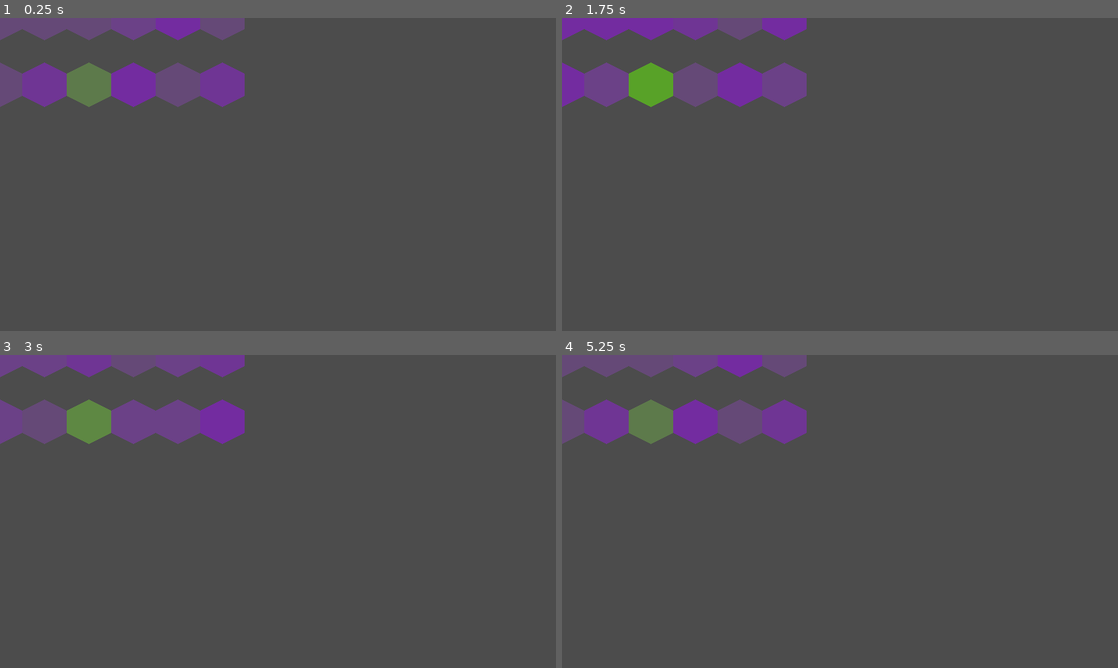
Above: before the commit, frames 1-4 (two rows, left to right).
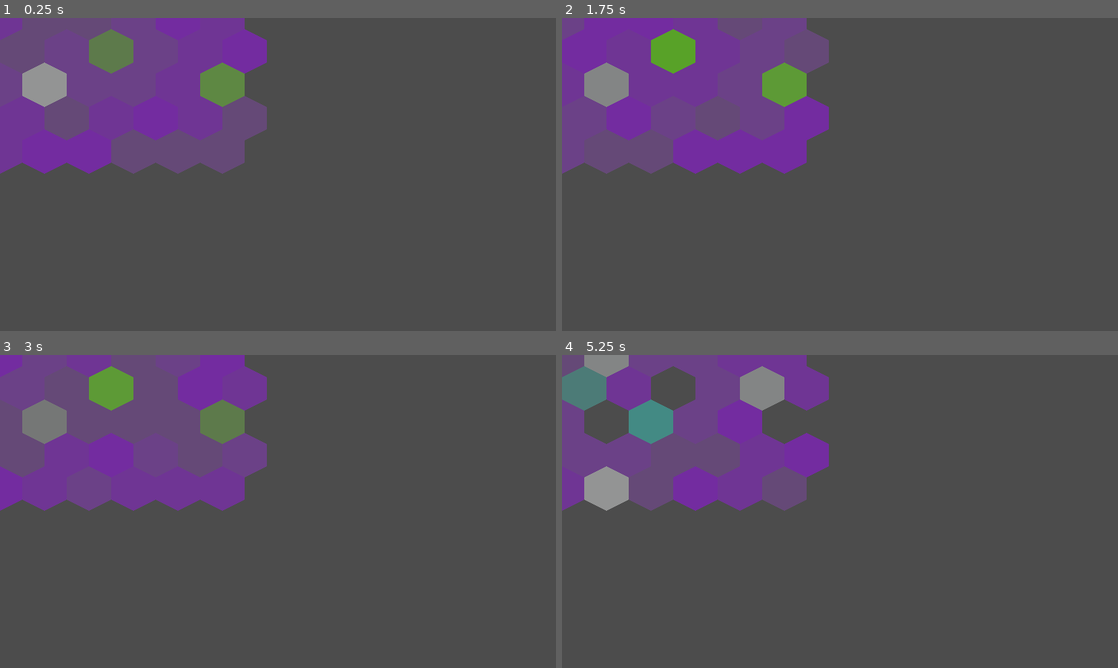
Above: after the commit, the same moments.

Repository: jacknick7/light-speed
Game: Godot game, scene res://TriangleMatrix.tscn
Two runs of this game, one before a commit and one after it. Both use one fixed random seed, a clock stepped at 60 frames per second and the inputs below. The project has no main scene, so this scene is started directly.
Inputs:
- Up to frame 1 (0.25 s): no input
- Up to frame 2 (1.75 s): no input
- Up to frame 3 (3 s): no input
- Up to frame 4 (5.25 s): no input

The runs differ from the first frame. In frame 1, 20% of the frame differs, in the area x 0-48%, y 0-50%; in frame 2, 20%; in frame 3, 18%; in frame 4, 19%.

Commit message:
improved _on_Timer_timeout() to consider previous types

Diff:
--- a/light-speed/Triangle.tscn
+++ b/light-speed/Hexagon.tscn
@@ -16,7 +16,7 @@
 [ext_resource path="res://sprites/triangle/triangle_score1_2.png" type="Texture" id=14]
 [ext_resource path="res://sprites/triangle/triangle_score1_1.png" type="Texture" id=15]
 [ext_resource path="res://sprites/triangle/triangle_damage_3.png" type="Texture" id=16]
-[ext_resource path="res://scripts/Triangle.gd" type="Script" id=17]
+[ext_resource path="res://scripts/Hexagon.gd" type="Script" id=17]
 
 [sub_resource type="SpriteFrames" id=1]
 animations = [ {
@@ -46,7 +46,7 @@
 "speed": 8.0
 } ]
 
-[node name="Triangle" type="Area2D"]
+[node name="Hexagon" type="Area2D"]
 scale = Vector2( 0.25, 0.25 )
 script = ExtResource( 17 )
 __meta__ = {
@@ -56,7 +56,6 @@
 [node name="AnimatedSprite" type="AnimatedSprite" parent="."]
 frames = SubResource( 1 )
 animation = "damage"
-frame = 2
 playing = true
 
 [node name="CollisionPolygon2D" type="CollisionPolygon2D" parent="."]
--- a/light-speed/TriangleMatrix.tscn
+++ b/light-speed/TriangleMatrix.tscn
@@ -1,8 +1,14 @@
 [gd_scene load_steps=3 format=2]
 
 [ext_resource path="res://scripts/TriangleMatrix.gd" type="Script" id=1]
-[ext_resource path="res://Triangle.tscn" type="PackedScene" id=2]
+[ext_resource path="res://Hexagon.tscn" type="PackedScene" id=2]
 
 [node name="TriangleMatrix" type="Node"]
 script = ExtResource( 1 )
 Triangle = ExtResource( 2 )
+
+[node name="Timer" type="Timer" parent="."]
+wait_time = 5.0
+autostart = true
+
+[connection signal="timeout" from="Timer" to="." method="_on_Timer_timeout"]
--- a/light-speed/scripts/Triangle.gd
+++ b/light-speed/scripts/Hexagon.gd
@@ -3,17 +3,32 @@
 
 enum {DAMAGE, SCORE_0, SCORE_1, SCORE_2, EMPTY}
 
-export var type = DAMAGE
-export var score = 0
+var type
+var score
+var time
 
 signal damaged
 signal scored(add_score)
 
+
+func _ready():
+	if type == null:
+		set_type(DAMAGE)
+	time = 0
+
+
+# TODO: fix this mess
 func _process(delta):
+	time +=  delta
+	if time >= (2 * PI):
+		time = time - (2 * PI)
+	var min_scale = (sin(time) / 2) * 0.25
+	#print(str(min_scale))
+	#scale = scale - Vector2(min_scale,min_scale)
 	return # change the size of the triangle with time
 
 
-func set_triangle_type(new_type):
+func set_type(new_type):
 	type = new_type
 	var type_str
 	match type:
@@ -32,8 +47,13 @@
 		EMPTY:
 			type_str = "empty"
 			score = 0
-	$AnimatedSprite.animation = type_str
-	$AnimatedSprite.frame = randi() % $AnimatedSprite.get_sprite_frames().get_frame_count("damage")
+	$AnimatedSprite.set_animation(type_str)
+	var rand_frame = randi() % $AnimatedSprite.get_sprite_frames().get_frame_count("damage")
+	$AnimatedSprite.set_frame(rand_frame)
+
+
+func get_type():
+	return type
 
 
 func _on_Triangle_area_entered(area):
--- a/light-speed/scripts/TriangleMatrix.gd
+++ b/light-speed/scripts/TriangleMatrix.gd
@@ -10,59 +10,39 @@
 
 
 func _ready():
-	build_matrix_new()
+	build_matrix()
 
 
-
-func build_matrix_new():
+# TODO: fix the limits (x,y) where some empty spaces may appear (look at the bottom)
+func build_matrix():
 	var screen_size = get_viewport().size
-	var triangles_n = int(screen_size.y / 192)
+	var triangles_n = int(screen_size.y / 96)
 	var triangles_m = int(screen_size.x / 128)
 	if (triangles_m + 1) * 128 - 64 <= screen_size.x:
 		triangles_m += 1
-	if (triangles_n + 1) * 192 - 64 <= screen_size.y:
+	if (triangles_n + 1) * 96 - 64 <= screen_size.y:
 		triangles_n += 1
 	for i in range(triangles_n):
 		for j in range(triangles_m):
 			var triangle = Triangle.instance()
 			var pos_x = j * 128
-			var pos_y = i * 192
+			if i % 2 != 0:
+				pos_x += 64
+			var pos_y = i * 96
 			triangle.position = Vector2(pos_x,pos_y)
-			triangle.set_triangle_type(make_choice())
+			triangle.set_type(make_choice())
 			triangle_matrix.append(triangle)
 			add_child(triangle)
-
-
-func build_matrix():
-	var screen_size = get_viewport().size
-	var matrix_offset = screen_size * 0.01
-	print(matrix_offset)
-	var n_triangles = int((screen_size.y - (matrix_offset.y * 2)) / 104.4) #added +2.0 to triangle height for margins
-	var m_triangles = int((screen_size.x - (matrix_offset.x * 2)) / 206.8) #added +2.0 to triangle height for margins
-	matrix_offset = (screen_size - Vector2(206.8*m_triangles,104.4*n_triangles)) / 2
-	print(matrix_offset)
-	for i in range(n_triangles):
-		for j in range(m_triangles):
-			var triangle = Triangle.instance()
-			triangle.set_name("Triangle"+str(i)+str(j)) #No need for this. Maybe?
-			var posx = matrix_offset.x + 103.4 + 206.8 * j
-			var posy = matrix_offset.y + 52.2 + 104.4 * i
-			triangle.position = Vector2(posx,posy)
-			triangle.set_triangle_type(make_choice())
-			triangle_matrix.append(triangle)
-			add_child(triangle)
-			if j < (m_triangles-1): # Think in a better way to add the inverse triangles
-				triangle = Triangle.instance()
-				triangle.set_name("Triangle_I"+str(i)+str(j)) #No need for this. Maybe?
-				triangle.scale.y =-1
-				posx += 103.4
-				triangle.position = Vector2(posx,posy)
-				triangle.set_triangle_type(make_choice())
-				triangle_matrix.append(triangle)
-				add_child(triangle)
-	triangle_matrix[4].set_triangle_type(SCORE_0)
 
 
 func make_choice():
 	var i = randi() % triangle_prob.size()
 	return triangle_prob[i]
+
+
+func _on_Timer_timeout():
+	for triangle in triangle_matrix:
+		if triangle.get_type() == DAMAGE || triangle.get_type() == EMPTY:
+			triangle.set_type(make_choice())
+		else:
+			triangle.set_type(EMPTY)
